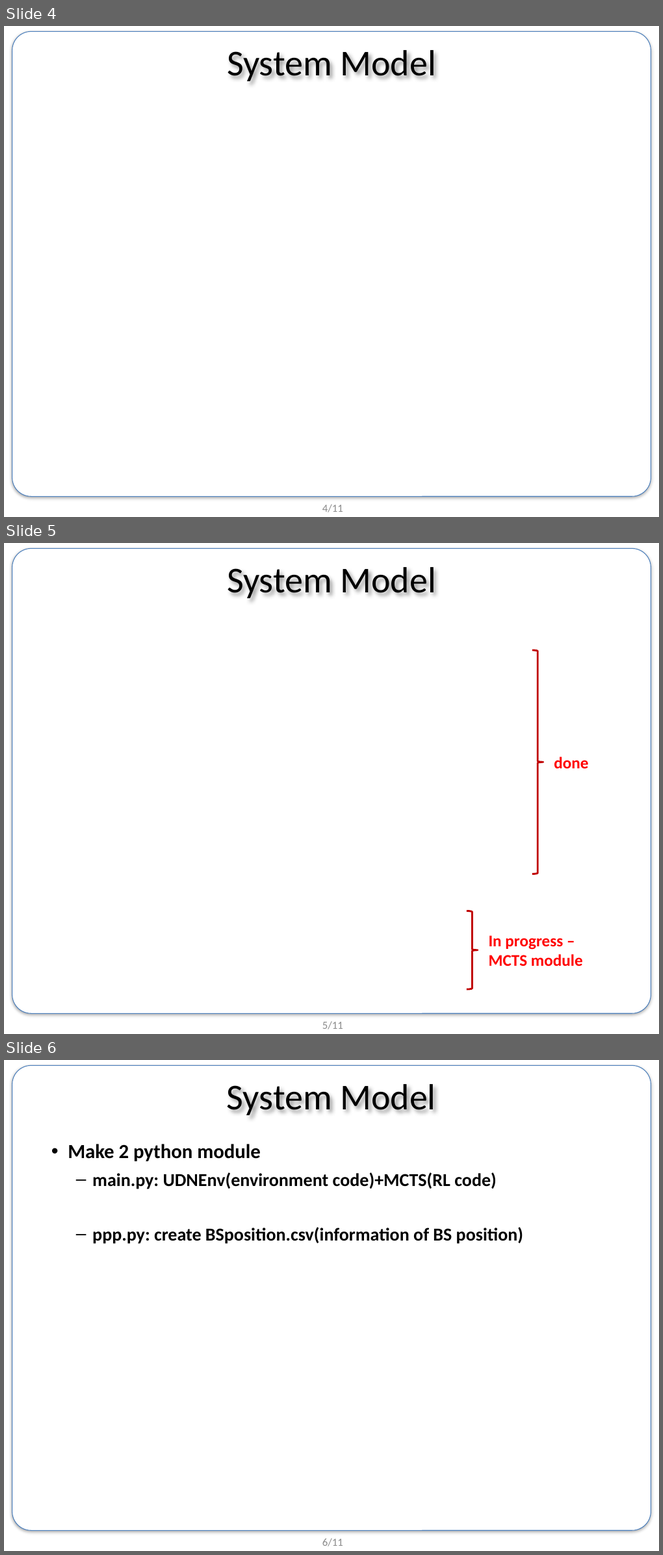
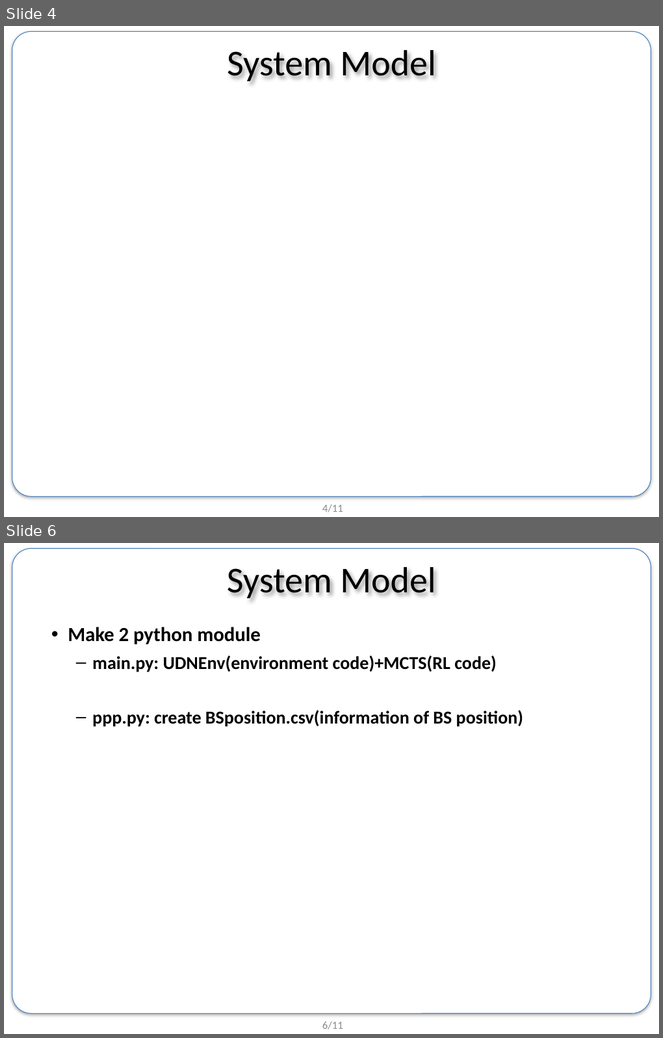
Before and after one commit to BongSangKim/UGRP, a slide deck: Survey meeting/0719 survey/190719 UGRP 발표자료.pptx. Shown one above the other, each under a label of ours: slides 4, 5 and 6 before the commit, slides 4 and 6 after it; the slides between them are not shown. The pictures are 663x1555 and 663x1038 pixels, drawn with LibreOffice and Linux fonts; fonts in the diff are those of the drawing; grey boxes stand for pictures; background and template pictures are left out. Boxes give left, top, right and bottom in pixels: in the first picture for what was removed or moved away, otherwise in the second. Text is boxed around its words. In the diff, an @@ line names an element or a change of style, - is before the commit and + after.

```diff
--- a/Survey meeting/0719 survey/190719 UGRP 발표자료.pptx
+++ b/Survey meeting/0719 survey/190719 UGRP 발표자료.pptx
@@ slide 5 removed at [4,543,659,1034], background #FFFFFF; not listed: 2 template elements that a slide beside it also shows @@
@@ title removed at [227,567,436,598] @@
-System Model
@@ right brace removed at [532,650,544,875] @@
@@ text removed at [554,757,588,769] @@
-done
@@ right brace removed at [467,911,478,990] @@
@@ text removed at [489,936,583,967] @@
-In progress – MCTS module
```
Also in this commit, not shown: 3 slides changed, 2 slides added, 4 other slides removed, 2 other files.
